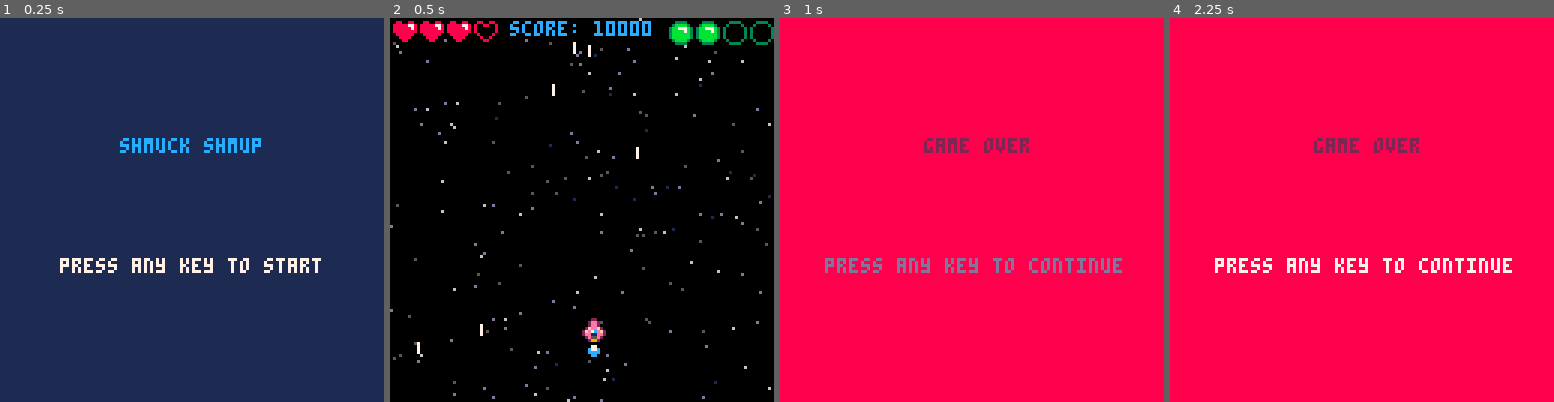
Above: before the commit, frames 1-4 (left to right).
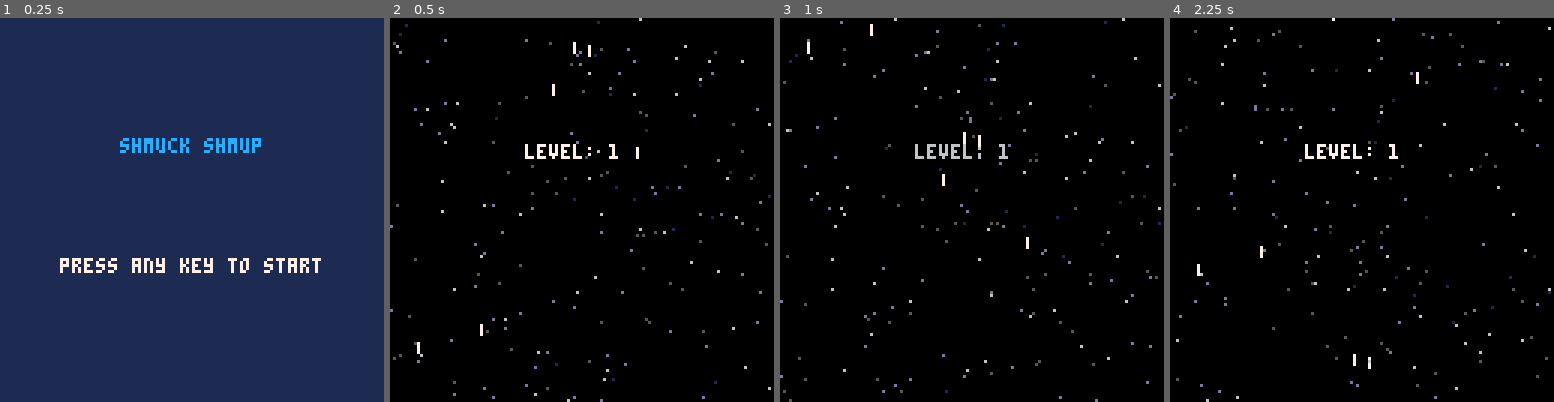
Above: after the commit, the same moments.

Repository: CalebmKopp/shmuptut
Game: PICO-8 cartridge shmup.p8
The game is run twice, just before and just after one commit, with the same random seed, the same clock (stepped at 60 frames per second) and the same inputs.
Inputs:
- Up to frame 1 (0.25 s): no input
- Up to frame 2 (0.5 s): tap X (X key) at 0.33 s
- Up to frame 3 (1 s): tap O (Z key) at 0.7 s
- Up to frame 4 (2.25 s): tap X (X key) at 1.07, 1.85 s; hold Right 1.6-2.1 s; tap O (Z key) at 1.7, 2.1 s; hold Up from 2.15 s (still down)

Frame 1 is identical in both runs. In frame 2, 3.0% of the frame differs, in the area x 0-100%, y 0-89%; in frame 3, 100%; in frame 4, 100%, in the area x 0-100%, y 0-100%.

Commit message:
make blink 1 full second of white, then half second of darker colors

Diff:
--- a/shmup.p8
+++ b/shmup.p8
@@ -7,6 +7,8 @@
 	cls(0)
 	t=0
 	mode="start"
+	start_levelcount()
+	start_stars()
 end
 
 function _update()
@@ -57,6 +59,14 @@
 	lives=3
 	bombs=2
 
+	start_stars()
+end
+-->8
+-- helpers
+function start_levelcount()
+	curr_level=1
+end
+function start_stars()
 	starcount=184
 	starx={}
 	stary={}
@@ -68,8 +78,6 @@
 		add(starspd,rnd(1.5)+0.5)
 	end
 end
--->8
--- stars
 function drw_stars()
 	for i=1,starcount do
 		--default color, should never
@@ -121,7 +129,7 @@
 end
 
 function blink()
-	local blink_cols={7,7,7,7,7,7,7,7,7,7,6,6,6,6,13,13}
+	local blink_cols={7,7,7,7,7,7,7,7,7,7,7,7,7,7,7,7,7,7,7,7,7,7,7,7,7,7,7,7,7,7,6,6,6,6,6,6,6,6,6,6,6,6,6,6,6,13,13,13,13,13,13,13,13,13,13,13,13,13,13,13,}
 	return blink_cols[t%#blink_cols+1]
 end
 -->8
@@ -211,12 +219,15 @@
 
 function update_start()
 	if btnp(4) or btnp(5) then
-		startgame()
+		mode="level"
 	end
 end
 
 function update_level()
 	ani_stars()
+	if t>121 then
+		startgame()
+	end
 end
 
 function update_over()
@@ -275,6 +286,7 @@
 function draw_level()
 	cls(0)
 	drw_stars()
+	print("level: "..curr_level,45,42,blink())
 end
 
 function draw_over()
